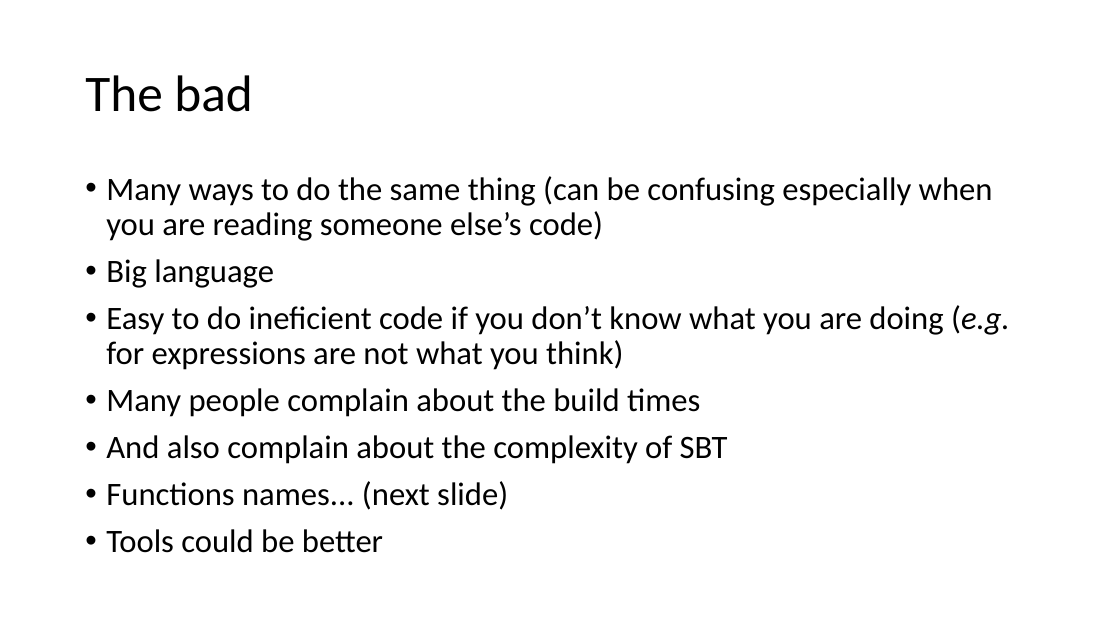
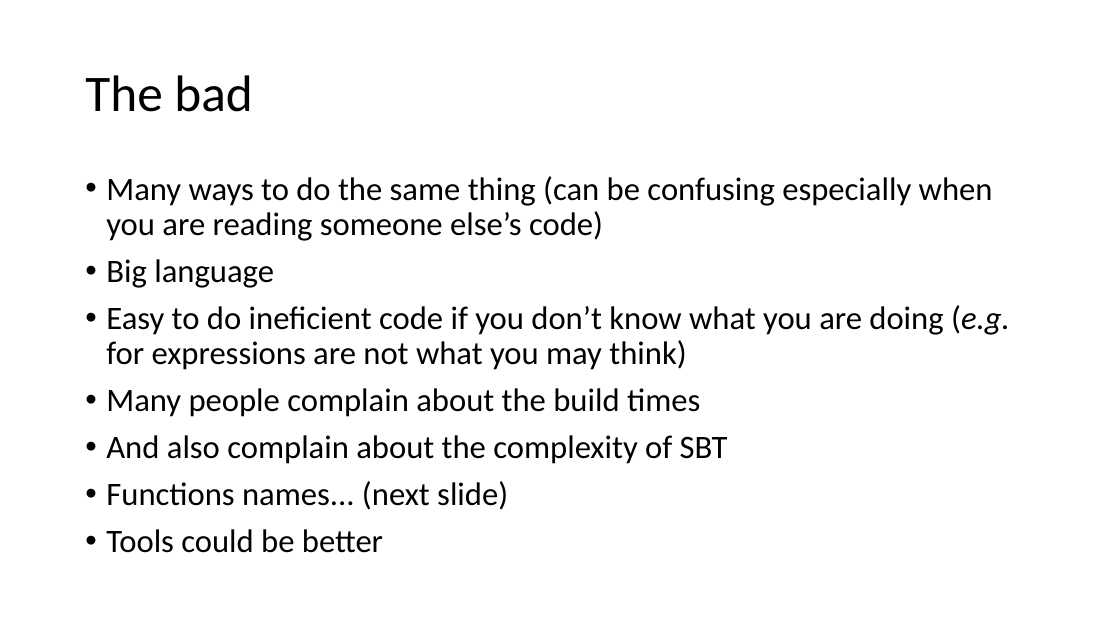
Before and after one commit to alexandrejbr/Scala.FirstSteps.Demos, a slide deck: slide 30 of Scala First Steps.pptx. Drawn at 1120x630 pixels with LibreOffice and Linux fonts; fonts in the diff are those of the drawing. Boxes give left, top, right and bottom in pixels: in the first picture for what was removed or moved away, otherwise in the second. Text is boxed around its words. In the diff, an @@ line names an element or a change of style, - is before the commit and + after.

Commit message:
small presentation fixes

```diff
--- a/Scala First Steps.pptx
+++ b/Scala First Steps.pptx
@@ text at bbox=[106, 305, 1010, 370]: text changed @@
-• Easy to do ineficient code if you don’t know what you are doing (e.g. for expressions are not what you think)
+• Easy to do ineficient code if you don’t know what you are doing (e.g. for expressions are not what you may think)
```
Also in this commit, not shown: 2 other slides changed, 2 slides added, 2 slides removed.
